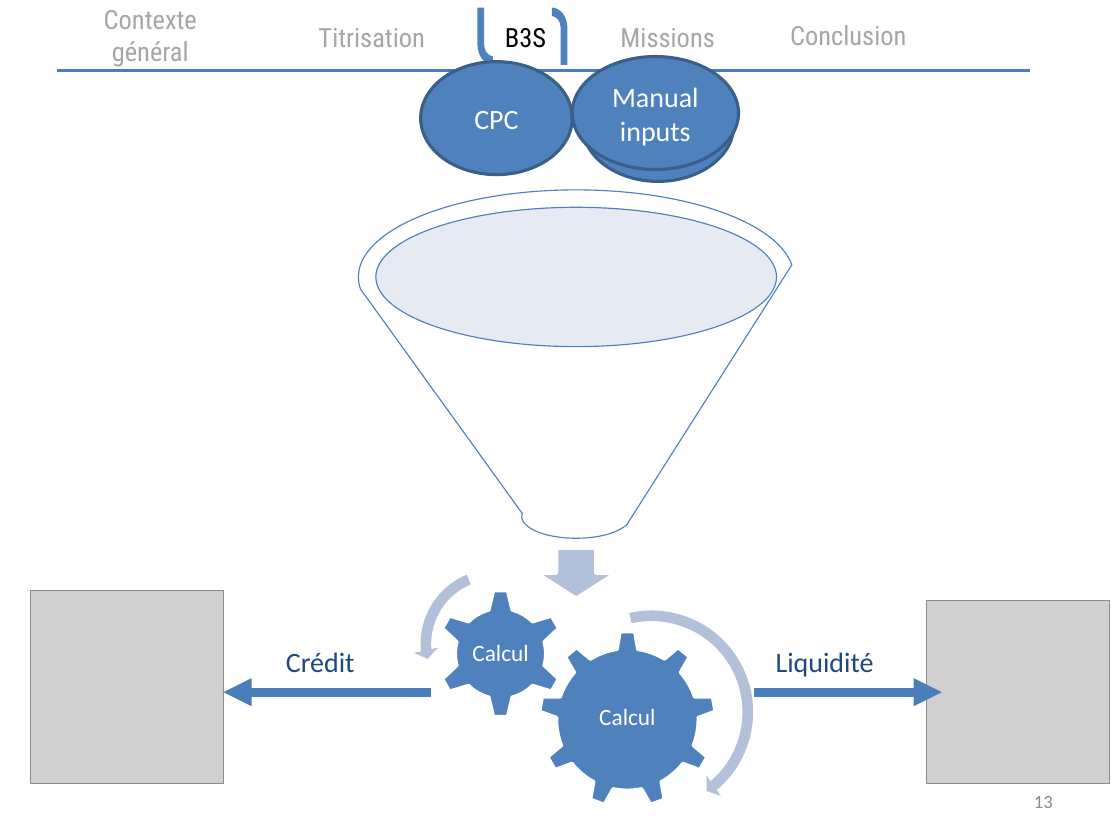
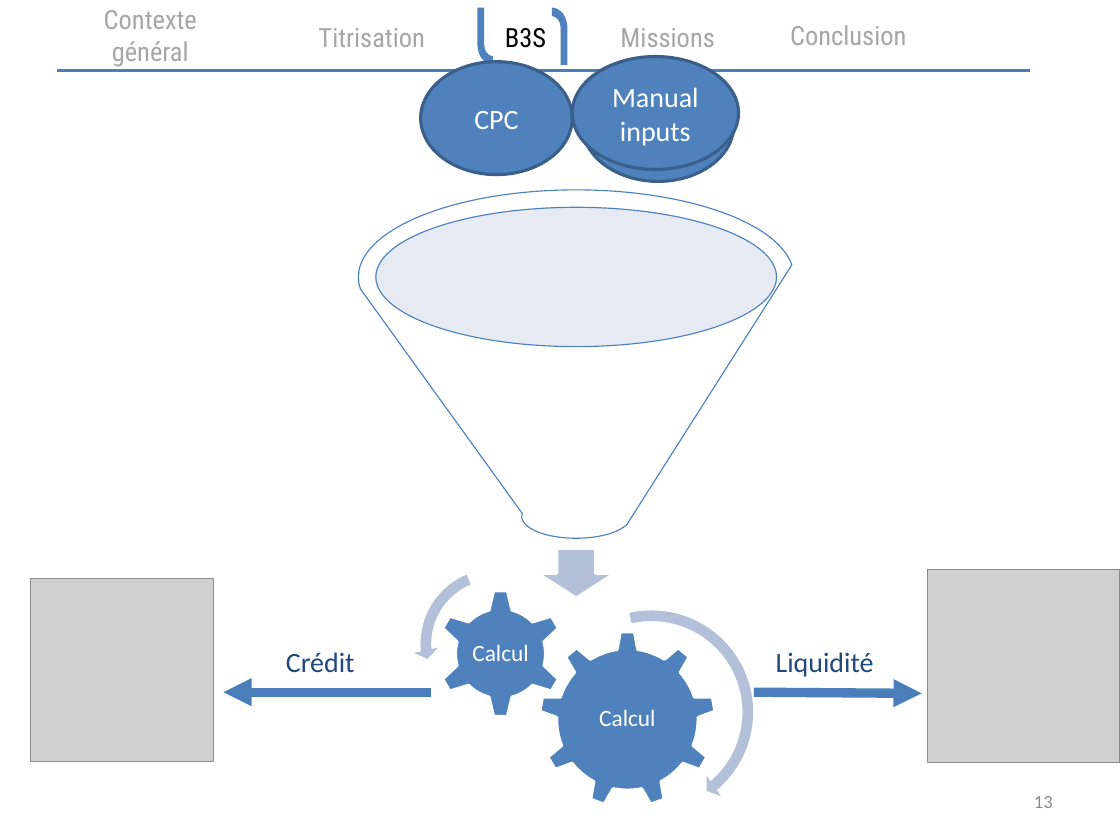
Before and after one commit to abdssamadsabri/hello-world, a slide deck: slide 13 of PFE_PRES (1).pptx. Drawn at 1120x840 pixels with LibreOffice and Linux fonts; fonts in the diff are those of the drawing; grey boxes stand for pictures. Boxes give left, top, right and bottom in pixels: in the first picture for what was removed or moved away, otherwise in the second. Text is boxed around its words. In the diff, an @@ line names an element or a change of style, - is before the commit and + after.

```diff
--- a/PFE_PRES (1).pptx
+++ b/PFE_PRES (1).pptx
@@ picture: place and size @@
-picture at [926, 600, 1109, 783]
+picture at [31, 579, 214, 762]
@@ picture: place and size @@
-picture at [31, 591, 224, 784]
+picture at [927, 570, 1120, 763]
@@ arrow moved from (754, 692) - (942, 692) to (754, 692) - (922, 693) @@
```
Also in this commit, not shown: 14 other slides changed.
